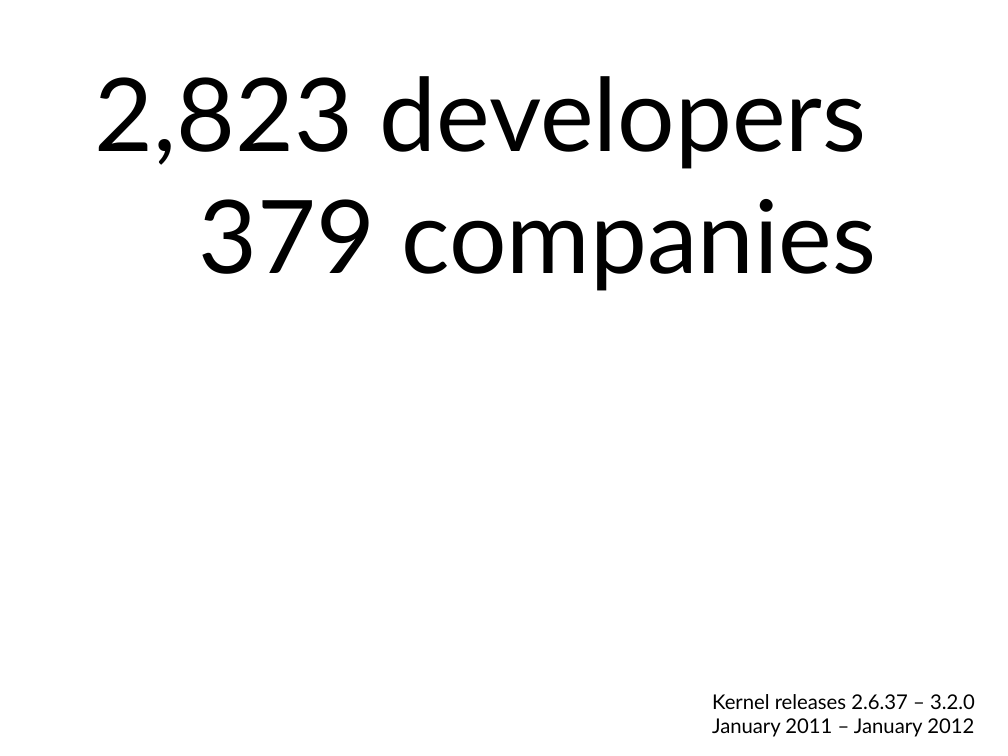
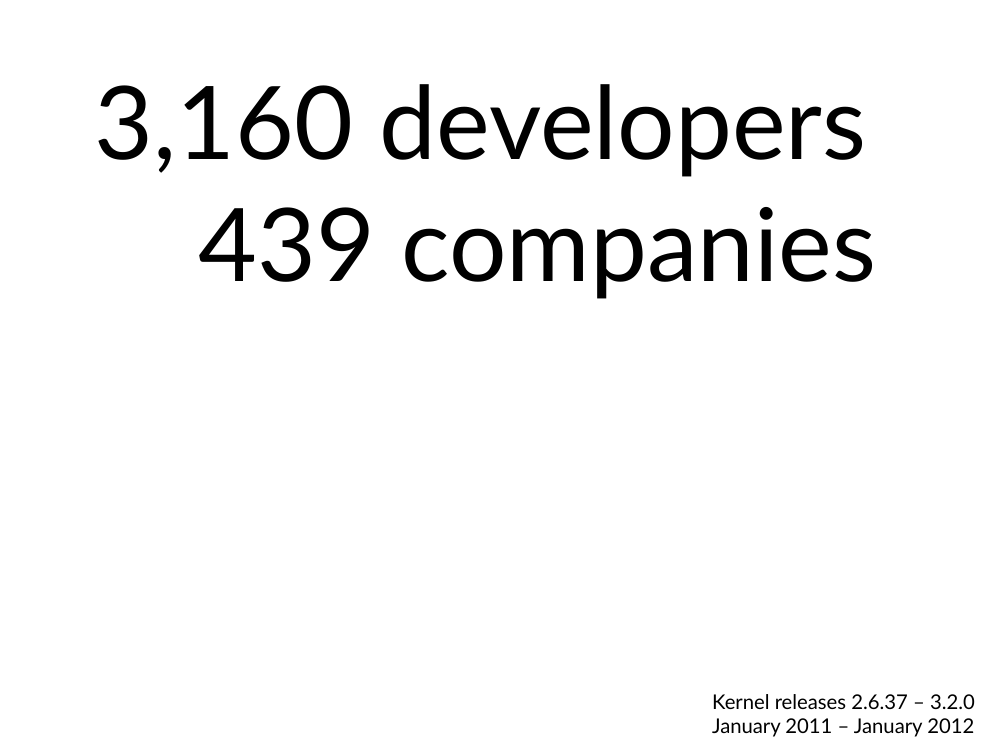
Before and after one commit to gregkh/kernel-development, a slide deck: slide 3 of kernel-development.odp. Drawn at 1008x756 pixels with LibreOffice and Linux fonts; fonts in the diff are those of the drawing. Boxes give left, top, right and bottom in pixels: in the first picture for what was removed or moved away, otherwise in the second. Text is boxed around its words. In the diff, an @@ line names an element or a change of style, - is before the commit and + after.

```diff
--- a/kernel-development.odp
+++ b/kernel-development.odp
@@ text at <box>95,84,877,299</box>: text changed @@
-2,823 developers
-379 companies
+3,160 developers
+439 companies
```
Also in this commit, not shown: 9 other slides changed, 1 slide added, 1 slide removed, 1 other file.
